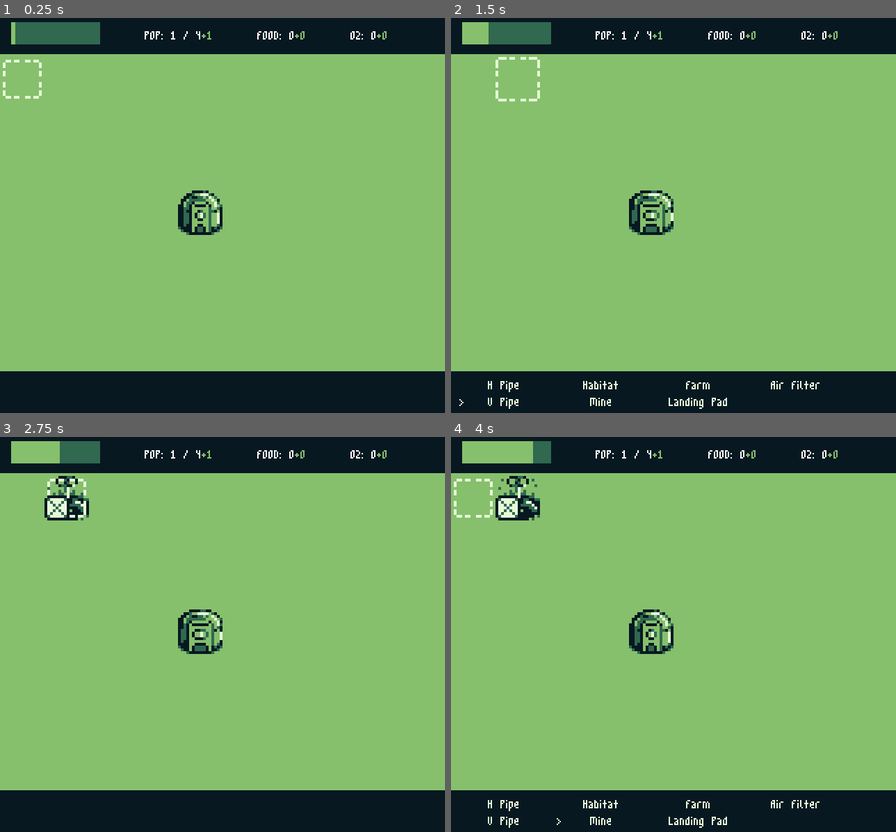
Above: before the commit, frames 1-4 (two rows, left to right).
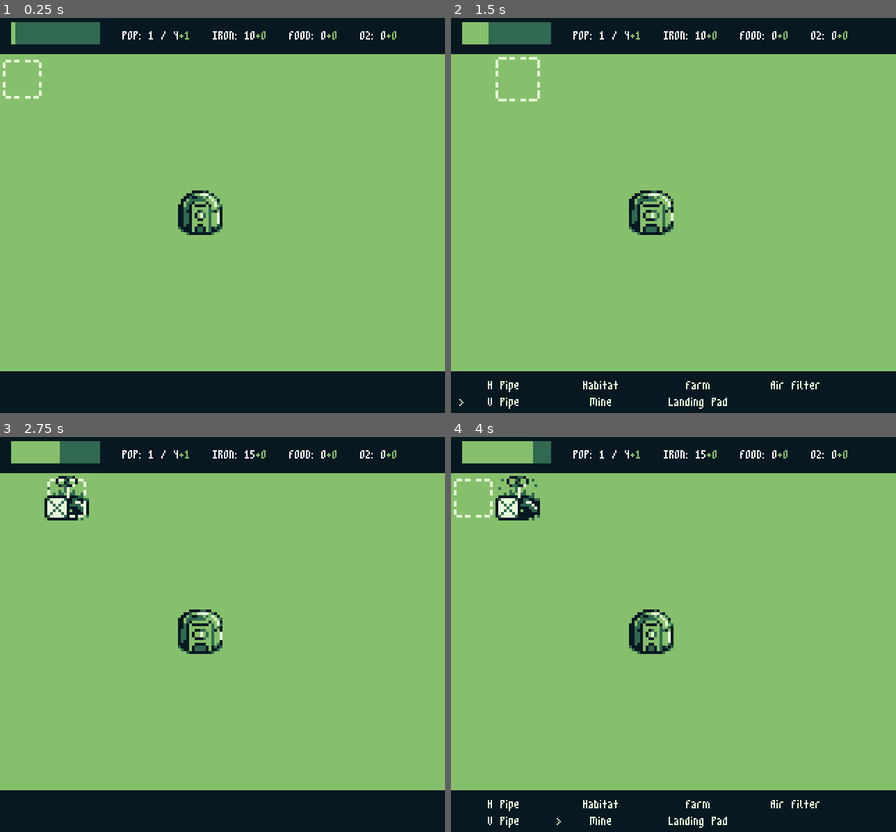
Above: after the commit, the same moments.

Repository: lrozanski/gb-jam-11_space
Game: Godot game, scene res://scenes/main.tscn
Two runs of this game, one before a commit and one after it. Both use one fixed random seed, a clock stepped at 60 frames per second and the inputs below.
Inputs:
- Up to frame 1 (0.25 s): no input
- Up to frame 2 (1.5 s): hold D (Right) 0.53-1.28 s; tap Z (Confirm) at 0.6 s; hold S (Down) from 1.28 s (still down); tap C (Start) at 1.35 s
- Up to frame 3 (2.75 s): release S (Down) at 2.03 s; hold D (Right) from 2.03 s (still down); tap Z (Confirm) at 2.1 s
- Up to frame 4 (4 s): release D (Right) at 2.78 s; hold W (Up) 2.78-3.53 s; tap C (Start) at 2.85 s; hold A (Left) from 3.53 s (still down); tap Z (Confirm) at 3.6 s

The runs differ from the first frame. In frame 1, 0.5% of the frame differs, in the area x 27-90%, y 3-6%; in frame 2, 0.5%; in frame 3, 0.5%; in frame 4, 0.5%.

Commit message:
Added iron as resource

Diff:
--- a/resources/ResourceManager.gd
+++ b/resources/ResourceManager.gd
@@ -3,14 +3,16 @@
 
 signal population_changed
 
-static var POPULATION = 1
-static var MAX_POPULATION = 0
-static var FOOD = 0
-static var OXYGEN = 0
+static var POPULATION
+static var MAX_POPULATION
+static var IRON
+static var FOOD
+static var OXYGEN
 
-static var POPULATION_PER_TICK = 1
-static var FOOD_PER_TICK = 0
-static var OXYGEN_PER_TICK = 0
+static var POPULATION_PER_TICK
+static var IRON_PER_TICK
+static var FOOD_PER_TICK
+static var OXYGEN_PER_TICK
 
 static var POPULATION_PER_SECOND = 0.2
 
@@ -18,12 +20,14 @@
 @onready var map: Map = $"%TileMap"
 @onready var ui_resources: HBoxContainer = $"%ResourceBar/%Resources"
 @onready var population_label: ResourceLabel = ui_resources.get_node("Population")
+@onready var iron_label: ResourceLabel = ui_resources.get_node("Iron")
 @onready var food_label: ResourceLabel = ui_resources.get_node("Food")
 @onready var oxygen_label: ResourceLabel = ui_resources.get_node("Oxygen")
 
 var resource_change_buffer = {
 	"population": 0,
 	"max_population": 0,
+	"iron": 0,
 	"food": 0,
 	"oxygen": 0
 }
@@ -32,10 +36,12 @@
 func _ready():
 	POPULATION = 1
 	MAX_POPULATION = 0
+	IRON = 10
 	FOOD = 0
 	OXYGEN = 0
 
 	POPULATION_PER_TICK = 1
+	IRON_PER_TICK = 0
 	FOOD_PER_TICK = 0
 	OXYGEN_PER_TICK = 0
 
@@ -61,6 +67,8 @@
 			pass
 		"Landing Pad":
 			pass
+		"Mine":
+			resource_change_buffer["iron"] += 5
 
 
 func _on_building_removed(building: String, disabled: bool):
@@ -87,6 +95,8 @@
 			pass
 		"Landing Pad":
 			pass
+		"Mine":
+			resource_change_buffer["iron"] -= 5
 
 
 func update_resources():
@@ -105,6 +115,7 @@
 
 func _update_resource_ui():
 	population_label.update_label(POPULATION, POPULATION_PER_TICK, MAX_POPULATION)
+	iron_label.update_label(IRON, IRON_PER_TICK)
 	food_label.update_label(FOOD, FOOD_PER_TICK)
 	oxygen_label.update_label(OXYGEN, OXYGEN_PER_TICK)
 
@@ -113,11 +124,13 @@
 	if (
 		resource_change_buffer["population"] != 0
 		|| resource_change_buffer["max_population"] != 0
+		|| resource_change_buffer["iron"] != 0
 		|| resource_change_buffer["food"] != 0
 		|| resource_change_buffer["oxygen"] != 0
 	):
 		POPULATION += resource_change_buffer["population"]
 		MAX_POPULATION += resource_change_buffer["max_population"]
+		IRON += resource_change_buffer["iron"]
 		FOOD += resource_change_buffer["food"]
 		OXYGEN += resource_change_buffer["oxygen"]
 		_update_resource_ui()
@@ -126,6 +139,7 @@
 		resource_change_buffer = {
 			"population": 0,
 			"max_population": 0,
+			"iron": 0,
 			"food": 0,
 			"oxygen": 0
 		}
--- a/ui/resource_bar.tscn
+++ b/ui/resource_bar.tscn
@@ -21,7 +21,7 @@
 [node name="Resources" type="HBoxContainer" parent="MarginContainer"]
 unique_name_in_owner = true
 layout_mode = 2
-theme_override_constants/separation = 64
+theme_override_constants/separation = 32
 
 [node name="MarginContainer" type="MarginContainer" parent="MarginContainer/Resources"]
 layout_mode = 2
@@ -43,6 +43,10 @@
 layout_mode = 2
 label = "POP"
 
+[node name="Iron" parent="MarginContainer/Resources" instance=ExtResource("3_idjdk")]
+layout_mode = 2
+label = "IRON"
+
 [node name="Food" parent="MarginContainer/Resources" instance=ExtResource("3_idjdk")]
 layout_mode = 2
 label = "FOOD"
